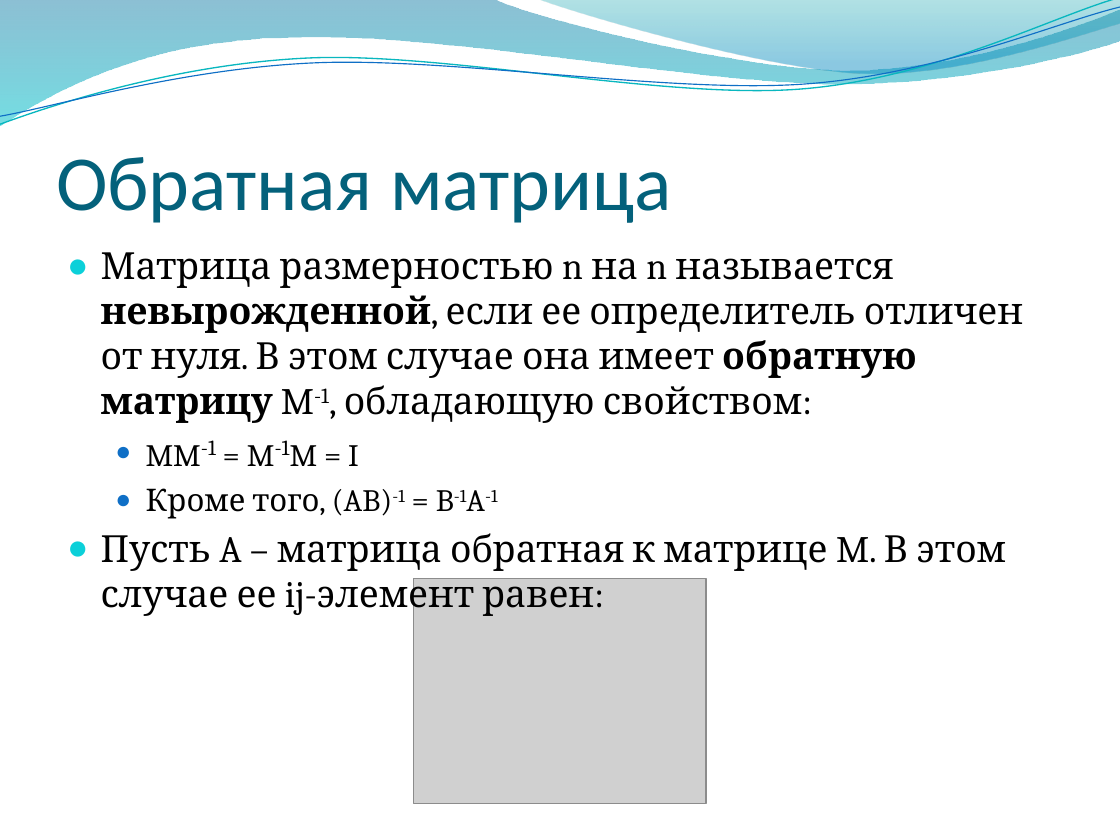
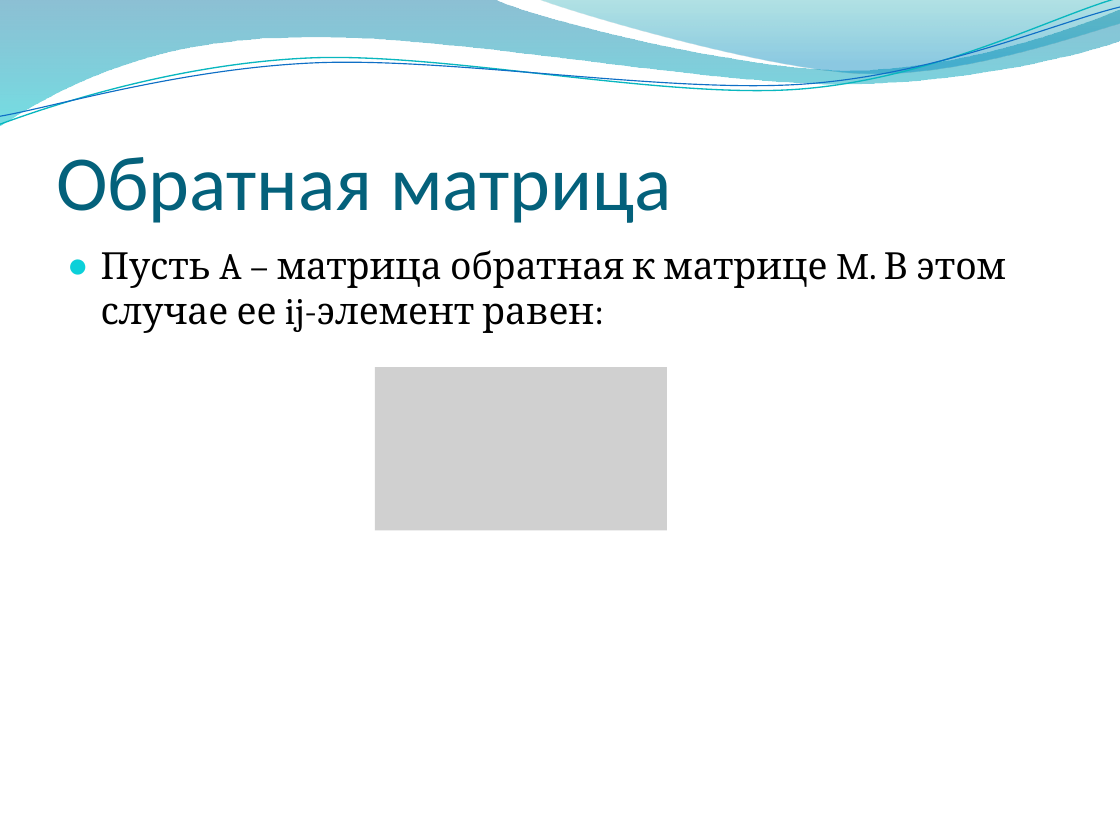
Before and after one commit to alexey-malov/cg-course, a slide deck: slide 88 of lectures/03 - Векторный анализ, трансформации и матрицы.pptx (slide 85 before the commit). Drawn at 1120x840 pixels with LibreOffice and Linux fonts; fonts in the diff are those of the drawing; grey boxes stand for pictures; background and template pictures are left out. Boxes give left, top, right and bottom in pixels: in the first picture for what was removed or moved away, otherwise in the second. Text is boxed around its words. In the diff, an @@ line names an element or a change of style, - is before the commit and + after.

```diff
--- a/lectures/03 - Векторный анализ, трансформации и матрицы.pptx
+++ b/lectures/03 - Векторный анализ, трансформации и матрицы.pptx
@@ text at [101,252,1023,519]: paragraphs removed @@
-● Матрица размерностью n на n называется невырожденной, если ее определитель отличен от нуля. В этом случае она имеет обратную матрицу M-1, обладающую свойством:
-  ● MM-1 = M-1M = I
-  ● Кроме того, (AB)-1 = B-1A-1
@@ picture added at [375,367,668,531] @@
@@ picture removed at [414,579,707,804] @@
```
Also in this commit, not shown: 20 other slides changed, 5 slides added, 1 slide removed, 1 other file.
